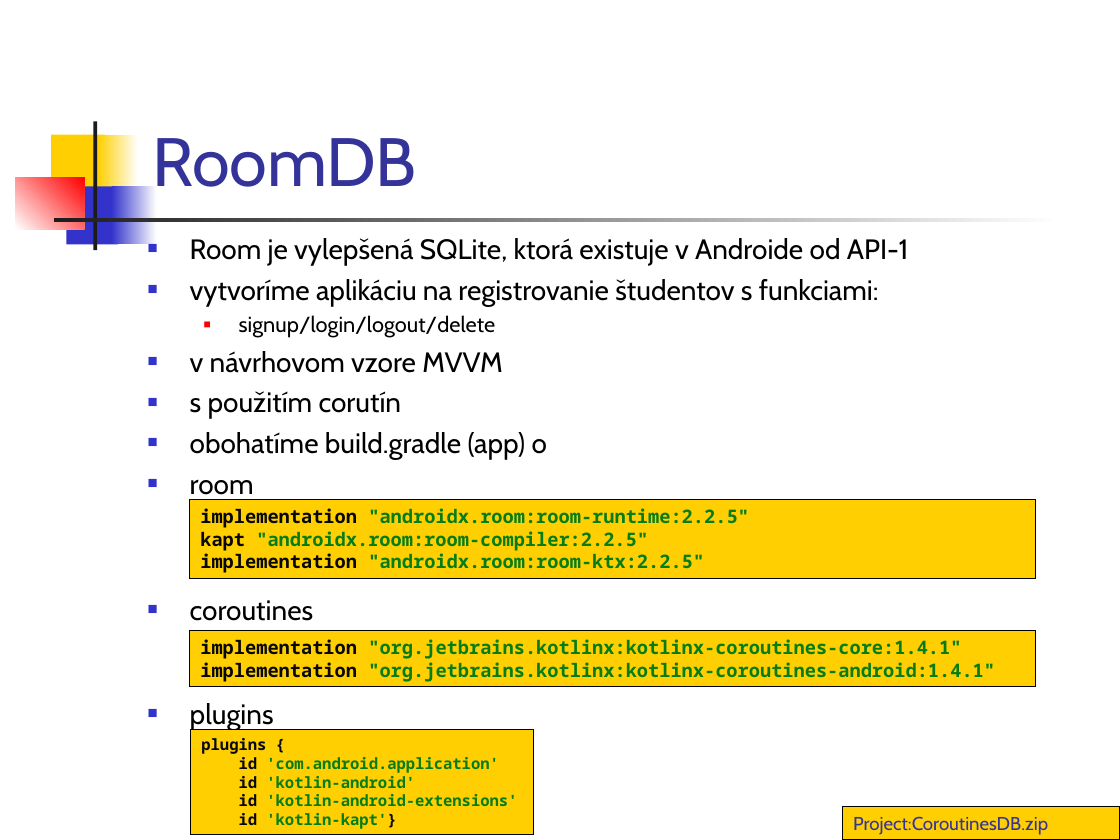
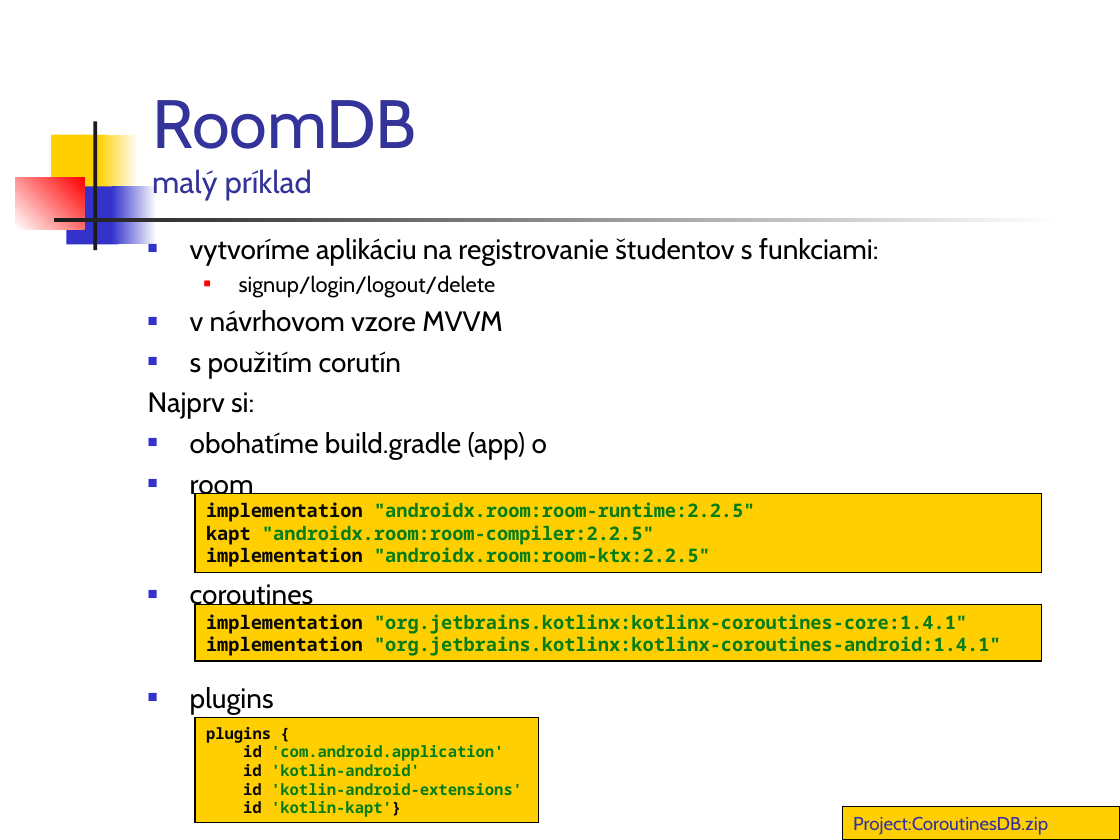
Before and after one commit to vmandro/Prednasky, a slide deck: slide 5 of 12/12_Android.ppt. Drawn at 1120x840 pixels with LibreOffice and Linux fonts; fonts in the diff are those of the drawing. Boxes give left, top, right and bottom in pixels: in the first picture for what was removed or moved away, otherwise in the second. Text is boxed around its words. In the diff, an @@ line names an element or a change of style, - is before the commit and + after.

```diff
--- a/12/12_Android.ppt
+++ b/12/12_Android.ppt
@@ title at [152,100,417,200]: text changed; size 44 to 20 pt @@
-RoomDB
+RoomDB
+malý príklad
@@ text at [190,238,909,265]: paragraph removed @@
-■ Room je vylepšená SQLite, ktorá existuje v Androide od API-1
@@ text at [148,392,254,419]: paragraph added @@
+Najprv si:
@@ rectangle "implementation "androidx.room:room-runtime:2.2.5" kapt "andr ...": place and size @@
-rectangle "implementation "androidx.room:room-runtime:2.2.5" kapt "andr ..." at [189,500,1036,578]
+rectangle "implementation "androidx.room:room-runtime:2.2.5" kapt "andr ..." at [195,494,1042,572]
@@ rectangle "implementation "org.jetbrains.kotlinx:kotlinx-coroutines-cor ...": place and size @@
-rectangle "implementation "org.jetbrains.kotlinx:kotlinx-coroutines-cor ..." at [189,631,1036,687]
+rectangle "implementation "org.jetbrains.kotlinx:kotlinx-coroutines-cor ..." at [195,605,1042,661]
@@ rectangle "plugins { id 'com.android.application' id ...": place and size @@
-rectangle "plugins { id 'com.android.application' id ..." at [190,729,533,834]
+rectangle "plugins { id 'com.android.application' id ..." at [195,718,538,823]
```
Also in this commit, not shown: 18 other slides changed, 1 slide added, 1 other file.
